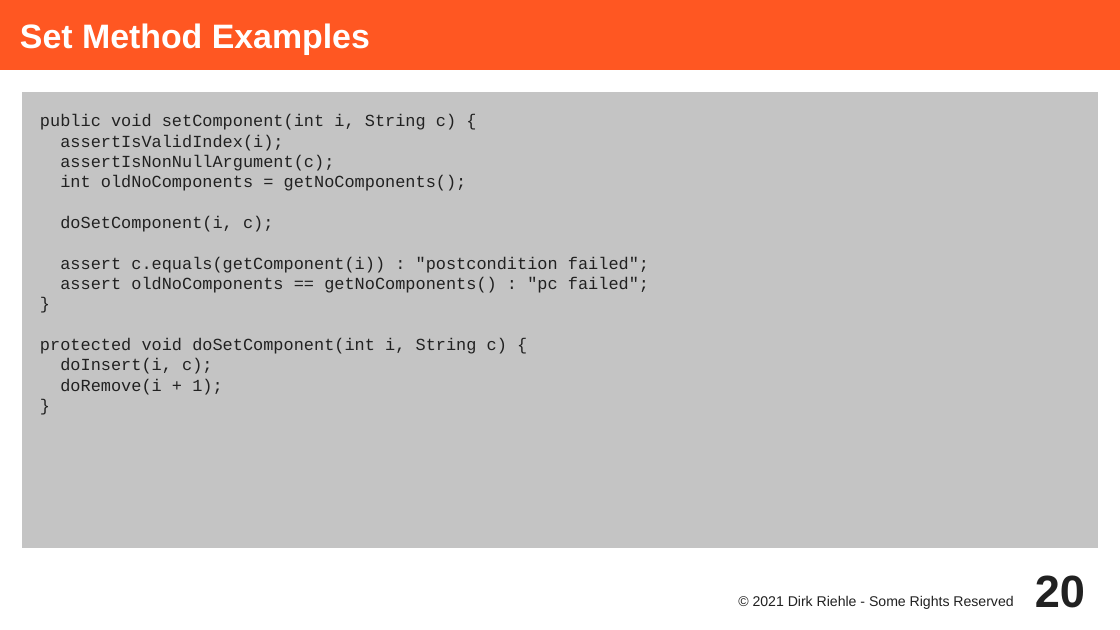
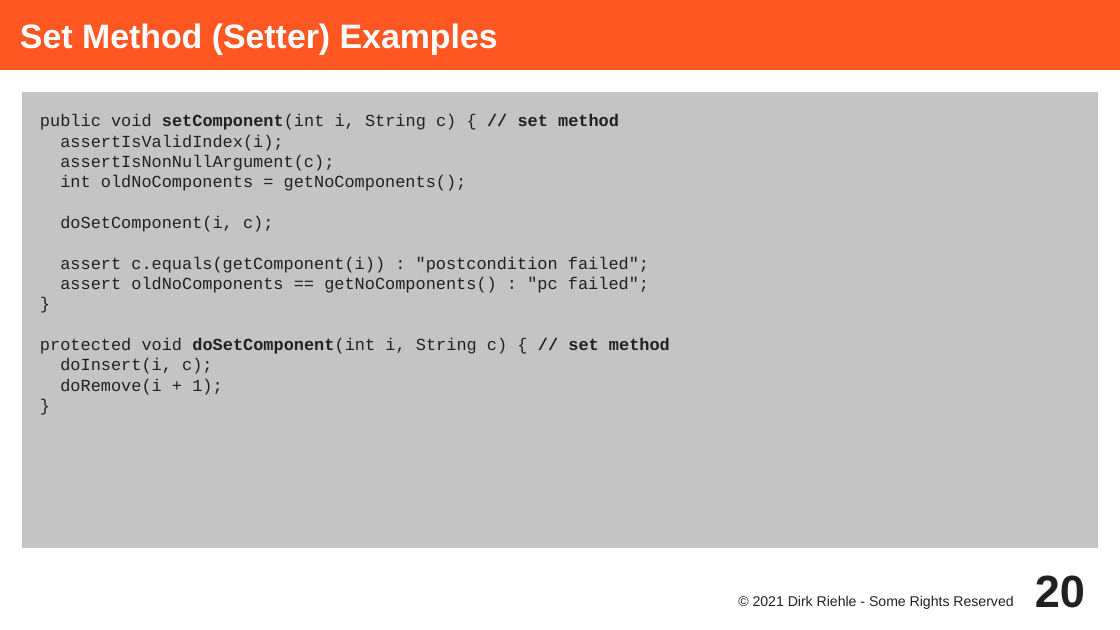
Before and after one commit to dirkriehle/adap-course, a slide deck: slide 20 of Lecture Slides/ADAP C01 - Method Types and Properties.odp. Drawn at 1120x630 pixels with LibreOffice and Linux fonts; fonts in the diff are those of the drawing. Boxes give left, top, right and bottom in pixels: in the first picture for what was removed or moved away, otherwise in the second. Text is boxed around its words. In the diff, an @@ line names an element or a change of style, - is before the commit and + after.

```diff
--- a/Lecture Slides/ADAP C01 - Method Types and Properties.odp
+++ b/Lecture Slides/ADAP C01 - Method Types and Properties.odp
@@ title at (20,23,498,55): text changed @@
-Set Method Examples
+Set Method (Setter) Examples
@@ text at (40,114,619,130): text changed @@
-public void setComponent(int i, String c) {
+public void setComponent(int i, String c) { // set method
@@ text at (40,337,670,354): text changed @@
-protected void doSetComponent(int i, String c) {
+protected void doSetComponent(int i, String c) { // set method
```
Also in this commit, not shown: 15 other slides changed, 13 other files.
